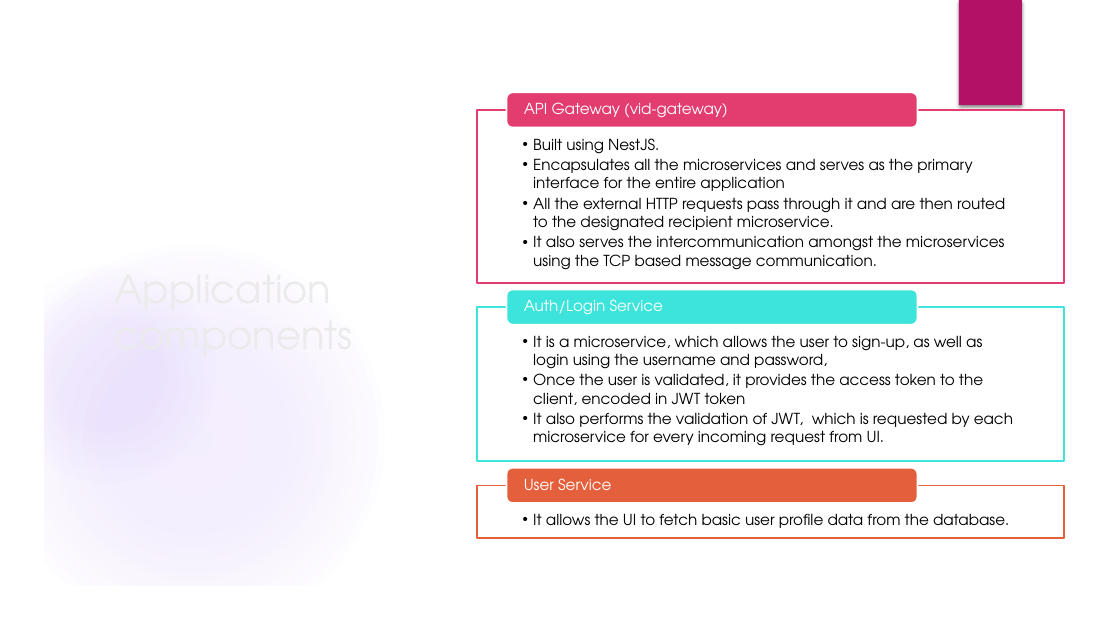
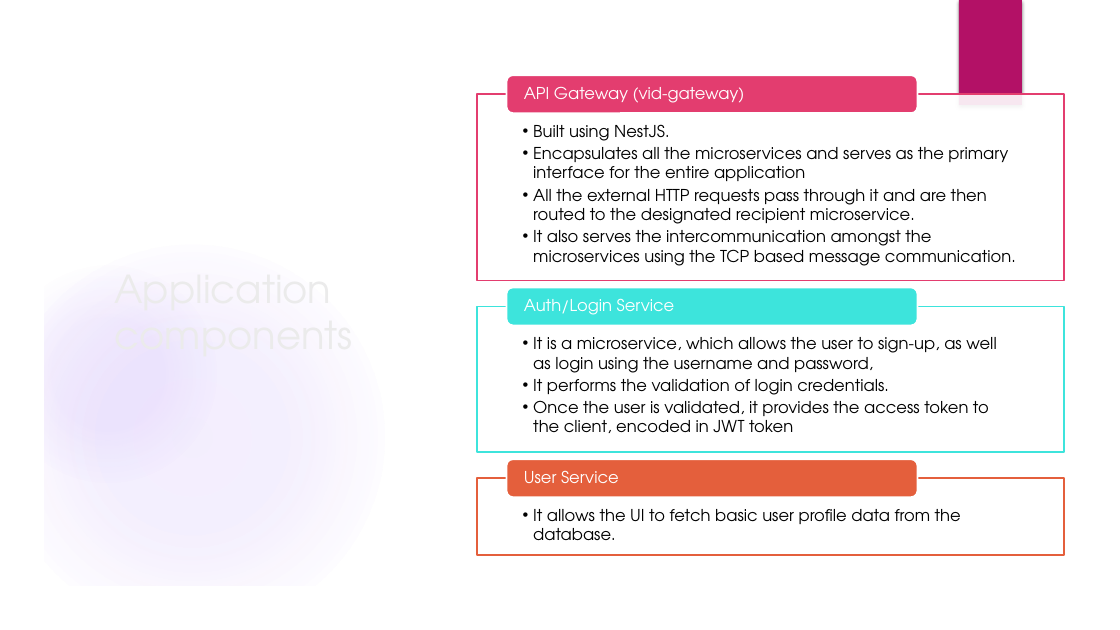
Before and after one commit to iamtarun99/Video-share-platform, a slide deck: slide 4 of Video Share Platform.pptx (slide 6 before the commit). Drawn at 1120x630 pixels with LibreOffice and Linux fonts; fonts in the diff are those of the drawing; background and template pictures are left out. Boxes give left, top, right and bottom in pixels: in the first picture for what was removed or moved away, otherwise in the second. Text is boxed around its words. In the diff, an @@ line names an element or a change of style, - is before the commit and + after.

Commit message:
ppt updated

```diff
--- a/Video Share Platform.pptx
+++ b/Video Share Platform.pptx
@@ rounded rectangle: place and size @@
-rounded rectangle at (507, 92, 918, 128)
+rounded rectangle at (507, 76, 918, 113)
@@ size 13 to 14 pt in 5 elements at (524, 298, 675, 315), (524, 471, 619, 483), (533, 509, 961, 540), (533, 124, 1016, 266), (524, 87, 745, 103) @@
@@ text "API Gateway (vid-gateway)": place and size @@
-text "API Gateway (vid-gateway)" at (524, 102, 727, 118)
+text "API Gateway (vid-gateway)" at (524, 87, 745, 103)
@@ text "Built using NestJS.": place and size @@
-text "Built using NestJS." at (533, 138, 1005, 270)
+text "Built using NestJS." at (533, 124, 1016, 266)
@@ rectangle: place and size @@
-rectangle at (477, 110, 1065, 283)
+rectangle at (477, 94, 1065, 281)
@@ rectangle: place and size @@
-rectangle at (477, 308, 1065, 462)
+rectangle at (477, 307, 1065, 453)
@@ text at (533, 337, 996, 433): size 13 to 14 pt in "It is a microservice, which allows the ...", "Once the user is validated, it provides ..." @@
@@ text at (533, 379, 889, 395): paragraph added @@
+  • It performs the validation of login credentials.
@@ text at (533, 412, 1013, 446): paragraph removed @@
-  • It also performs the validation of JWT, which is requested by each microservice for every incoming request from UI.
@@ rectangle: place and size @@
-rectangle at (477, 486, 1065, 539)
+rectangle at (477, 478, 1065, 555)
@@ rounded rectangle: place and size @@
-rounded rectangle at (507, 468, 918, 503)
+rounded rectangle at (507, 460, 918, 497)
@@ text "User Service": place and size @@
-text "User Service" at (524, 478, 611, 490)
+text "User Service" at (524, 471, 619, 483)
```
Also in this commit, not shown: 7 other slides changed, 4 slides added, 1 slide removed.
